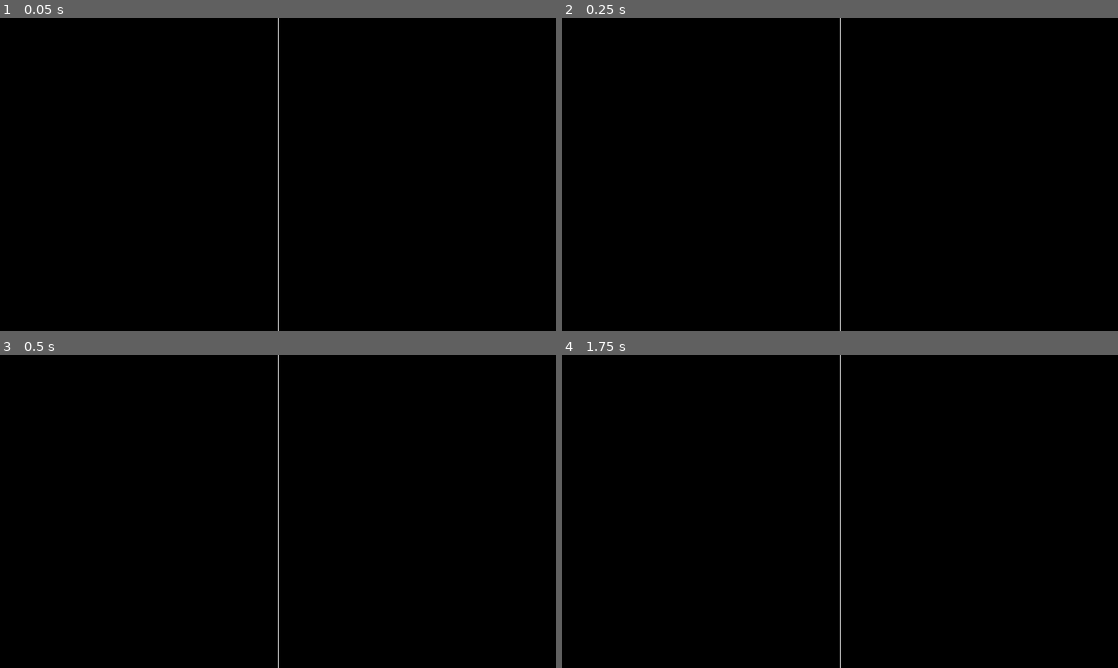
Above: before the commit, frames 1-4 (two rows, left to right).
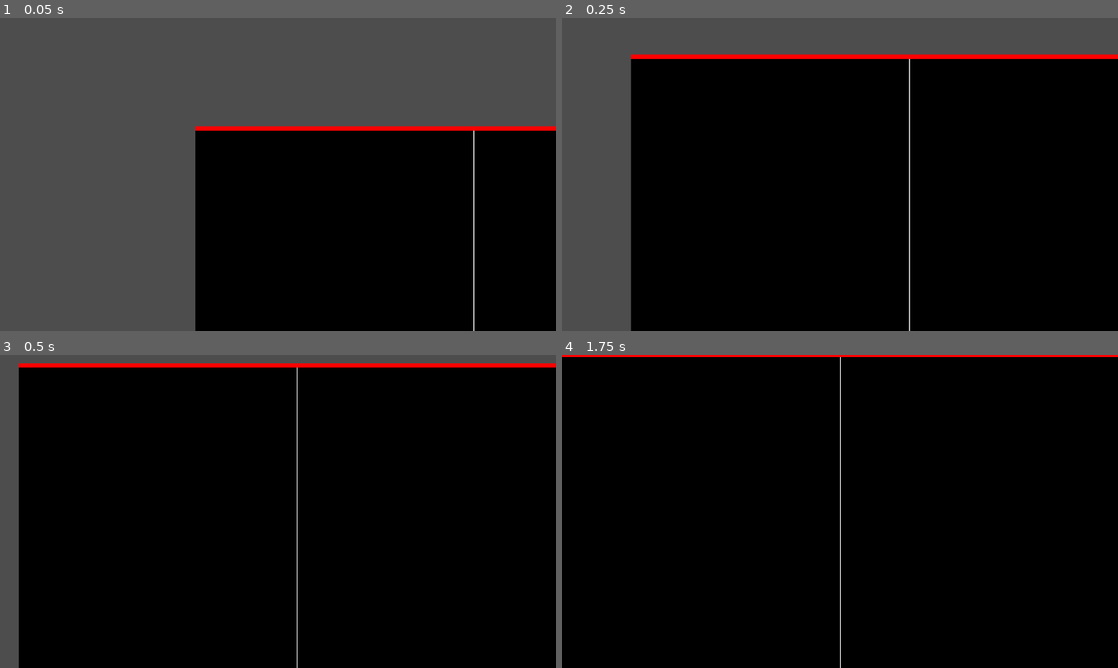
Above: after the commit, the same moments.

Repository: Marcus5408/wavform
Game: Godot game, scene res://game.tscn
Two runs of this game, one before a commit and one after it. Both use one fixed random seed, a clock stepped at 60 frames per second and the inputs below. Before the commit the project starts from res://main.tscn. Sound files missing from this copy of the repository are replaced by a short silence.
Inputs:
- Up to frame 1 (0.05 s): no input
- Up to frame 2 (0.25 s): no input
- Up to frame 3 (0.5 s): no input
- Up to frame 4 (1.75 s): tap Enter at 0.5 s; tap Space at 1.25 s

The runs differ from the first frame. In frame 1, 59% of the frame differs, in the area x 0-100%, y 0-100%; in frame 2, 24%; in frame 3, 7.6%; in frame 4, 0.7%.

Commit message:
feat: MORE EFFECTS

Diff:
--- a/main.gd
+++ b/bottom.gd
@@ -4,7 +4,7 @@
 const MS_PER_BAR := 100  # How much time (in ms) each bar represents
 const WAVEFORM_HEIGHT := 800
 const WAVEFORM_COLOR := Color(1, 1, 1)
-var MIN_BAR_HEIGHT := 5  # Minimum height of each bar in pixels
+var MIN_BAR_HEIGHT := 1  # Minimum height of each bar in pixels
 var BAR_WIDTH := 100  # Width of each bar in pixels
 var BAR_SPACING := 10  # Space between bars in pixels
 
@@ -12,7 +12,8 @@
 
 func _ready():
     var player = $AudioStreamPlayer
-    player.stream = AudioStreamWAV.load_from_file("res://sayitback-tvroom.wav")
+    # player.stream = AudioStreamWAV.load_from_file("res://sayitback-tvroom.wav")
+    player.stream = AudioStreamWAV.load_from_file("res://Matsuri-FujiiKaze.wav")
 
     var processed_data = process_audio_data(player.stream.data)
     var waveform_visualizer = create_waveform_visualizer(processed_data, MIN_BAR_HEIGHT, WAVEFORM_HEIGHT, BAR_WIDTH, BAR_SPACING)
@@ -36,6 +37,11 @@
         var bar_offset = float(playback_pos / MS_PER_BAR)
         var move_x = -(bar_offset * (BAR_WIDTH + BAR_SPACING))
         waveform_visualizer.position.x = move_x + (get_viewport_rect().size.x / 2)
+        # destroy old bars
+        var first_child = waveform_visualizer.get_child(0)
+        if first_child.position.x < -2:
+            waveform_visualizer.remove_child(first_child)
+            first_child.queue_free()
 
 func process_audio_data(audio_data):
     var waveform_data: Array = []
@@ -88,7 +94,7 @@
     # step 3: create a container for the bars
     var waveform_container = HBoxContainer.new()
     waveform_container.name = "WaveformVisualizer"
-    waveform_container.size = Vector2(bar_width * mapped_waveform.size() + bar_spacing * (mapped_waveform.size() - 1), max_bar_height)
+    waveform_container.size = Vector2(bar_width * mapped_waveform.size() + bar_spacing * (mapped_waveform.size() - 1), max_bar_height * 2)
     waveform_container.add_theme_constant_override("separation", bar_spacing)
     waveform_container.alignment = HBoxContainer.ALIGNMENT_CENTER
     waveform_container.z_index = 1000
@@ -102,7 +108,8 @@
         aspect_ratio_container.ratio = bar_width / bar_height
         # 4a: create a bar
         var bar_rect: ColorRect = ColorRect.new()
-        bar_rect.color = WAVEFORM_COLOR
+        var rng = RandomNumberGenerator.new()
+        bar_rect.color = Color.from_hsv(rng.randf(),1.0,1.0)
         bar_rect.size = Vector2(bar_width, bar_height)
         bar_rect.custom_minimum_size = Vector2(bar_width, bar_height)
         bar_rect.name = "Bar_%d" % index
--- /dev/null
+++ b/camera.gd
@@ -0,0 +1,44 @@
+extends Camera2D
+
+var spectrum: AudioEffectSpectrumAnalyzerInstance
+var middle: Vector2
+const disturbance: float = 5.0
+const BEAT_THRESHOLD: float = 0.45
+var prev_energy: float = 0.0
+
+func _ready() -> void:
+    self.position_smoothing_enabled = true
+    var viewport_size: Vector2 = get_viewport_rect().size
+    middle = Vector2(
+        viewport_size.x / 2,
+        viewport_size.y / 2
+    )
+    self.position = Vector2(middle.x, middle.y)
+
+func _process(delta: float) -> void:
+    spectrum = AudioServer.get_bus_effect_instance(0, 0)
+    if spectrum == null:
+        return
+
+    var VU_COUNT = 32
+    var FREQ_MAX = 7000.0
+    var MIN_DB = 50
+    var energy = 0.0
+    var prev_hz = 0.0
+    for i in range(1, VU_COUNT + 1):
+        var hz = i * FREQ_MAX / VU_COUNT
+        var magnitude = spectrum.get_magnitude_for_frequency_range(prev_hz, hz).length()
+        energy = clampf((MIN_DB + linear_to_db(magnitude)) / MIN_DB, 0, 1)
+        prev_hz = hz
+
+    # Detect beat drop (energy crosses threshold from below)
+    if prev_energy < BEAT_THRESHOLD and energy >= BEAT_THRESHOLD:
+        var rng = RandomNumberGenerator.new()
+        self.offset = Vector2(
+            rng.randf_range(-disturbance, disturbance),
+            rng.randf_range(-disturbance, disturbance)
+        )
+    else:
+        self.offset = Vector2(0, 0)
+
+    prev_energy = energy
--- a/default_bus_layout.tres
+++ b/default_bus_layout.tres
@@ -1,4 +1,8 @@
-[gd_resource type="AudioBusLayout" format=3 uid="uid://drdh7jb8s4mik"]
+[gd_resource type="AudioBusLayout" load_steps=2 format=3 uid="uid://drdh7jb8s4mik"]
+
+[sub_resource type="AudioEffectSpectrumAnalyzer" id="AudioEffectSpectrumAnalyzer_j3pel"]
+resource_name = "SpectrumAnalyzer"
 
 [resource]
-bus/0/send = &"Loudness"
+bus/0/effect/0/effect = SubResource("AudioEffectSpectrumAnalyzer_j3pel")
+bus/0/effect/0/enabled = true
--- /dev/null
+++ b/game.gd
@@ -0,0 +1,64 @@
+extends Node2D
+
+
+func _ready():
+
+    # Enable bloom using Environment
+    var env = Environment.new()
+    env.background_mode = Environment.BG_COLOR
+    env.background_color = Color(0, 0, 0)
+    env.glow_enabled = true
+    env.glow_strength = 1.0
+    env.glow_bicubic_upscale = true
+    env.glow_hdr_bleed_treshold = 0.8
+    env.glow_hdr_bleed_scale = 2.0
+    get_viewport().environment = env
+
+    # Add a bright Sprite2D with emission shader to show bloom
+    var sprite = Sprite2D.new()
+    var img = Image.create(200, 200, false, Image.FORMAT_RGBA8)
+    img.fill(Color(1, 1, 1, 1))
+    var tex = ImageTexture.create_from_image(img)
+    sprite.texture = tex
+    sprite.position = get_viewport_rect().size / 2
+    var emission_shader = Shader.new()
+    emission_shader.code = '''
+        shader_type canvas_item;
+        render_mode unshaded;
+        void fragment() {
+            COLOR = vec4(1.0, 1.0, 1.0, 1.0);
+            COLOR.rgb *= 10.0; // Emission for bloom
+        }
+    '''
+    var emission_mat = ShaderMaterial.new()
+    emission_mat.shader = emission_shader
+    sprite.material = emission_mat
+    add_child(sprite)
+
+    # Add CanvasLayer for post-processing
+    var layer = CanvasLayer.new()
+    add_child(layer)
+
+    # Add ColorRect with fisheye shader (transparent)
+    var rect = ColorRect.new()
+    rect.rect_min_size = get_viewport_rect().size
+    rect.color = Color(1, 1, 1, 0)  # Fully transparent
+    layer.add_child(rect)
+
+    var shader = Shader.new()
+    shader.code = '''
+        shader_type canvas_item;
+        uniform float strength : hint_range(0.0, 1.0) = 0.5;
+        void fragment() {
+            vec2 uv = SCREEN_UV * 2.0 - 1.0;
+            float r = length(uv);
+            float theta = atan(uv.y, uv.x);
+            float fisheye = mix(r, r*r, strength);
+            vec2 new_uv = fisheye * vec2(cos(theta), sin(theta));
+            new_uv = (new_uv + 1.0) * 0.5;
+            COLOR = texture(SCREEN_TEXTURE, new_uv);
+        }
+    '''
+    var mat = ShaderMaterial.new()
+    mat.shader = shader
+    rect.material = mat
--- /dev/null
+++ b/game.tscn
@@ -0,0 +1,44 @@
+[gd_scene load_steps=5 format=3 uid="uid://c13rwup3rkm30"]
+
+[ext_resource type="Script" uid="uid://dqx1aorqvs5dk" path="res://bottom.gd" id="1_feb5d"]
+[ext_resource type="Script" uid="uid://dmq4klody8wrj" path="res://top.gd" id="2_fc0e3"]
+[ext_resource type="Script" uid="uid://w5yx8b8wrsrs" path="res://camera.gd" id="3_7jktm"]
+
+[sub_resource type="GDScript" id="GDScript_h2yge"]
+script/source = "extends Node2D
+"
+
+[node name="Node2D" type="Node2D"]
+script = SubResource("GDScript_h2yge")
+
+[node name="ColorRect" type="ColorRect" parent="."]
+anchors_preset = 8
+anchor_left = 0.5
+anchor_top = 0.5
+anchor_right = 0.5
+anchor_bottom = 0.5
+offset_right = 1280.0
+offset_bottom = 720.0
+grow_horizontal = 2
+grow_vertical = 2
+color = Color(0, 0, 0, 1)
+
+[node name="ColorRect2" type="ColorRect" parent="."]
+offset_left = 640.0
+offset_right = 642.0
+offset_bottom = 720.0
+
+[node name="Bottom" type="Node2D" parent="."]
+script = ExtResource("1_feb5d")
+
+[node name="AudioStreamPlayer" type="AudioStreamPlayer" parent="Bottom"]
+
+[node name="Top" type="Node2D" parent="."]
+script = ExtResource("2_fc0e3")
+
+[node name="Line2D" type="Line2D" parent="Top"]
+
+[node name="Camera2D" type="Camera2D" parent="."]
+position = Vector2(2, 0)
+process_callback = 0
+script = ExtResource("3_7jktm")
--- a/main.tscn
+++ /dev/null
@@ -1,18 +0,0 @@
-[gd_scene load_steps=2 format=3 uid="uid://c13rwup3rkm30"]
-
-[ext_resource type="Script" uid="uid://ce34fbd0nkqq7" path="res://main.gd" id="1_ig7tw"]
-
-[node name="Node2D" type="Node2D"]
-script = ExtResource("1_ig7tw")
-
-[node name="ColorRect" type="ColorRect" parent="."]
-offset_right = 1280.0
-offset_bottom = 720.0
-color = Color(0, 0, 0, 1)
-
-[node name="AudioStreamPlayer" type="AudioStreamPlayer" parent="."]
-
-[node name="ColorRect2" type="ColorRect" parent="."]
-offset_left = 640.0
-offset_right = 642.0
-offset_bottom = 720.0
--- /dev/null
+++ b/menu.tscn
@@ -0,0 +1,58 @@
+[gd_scene format=3 uid="uid://bcxk1ephoi1mk"]
+
+[node name="Menu" type="Control"]
+layout_mode = 3
+anchors_preset = 15
+anchor_right = 1.0
+anchor_bottom = 1.0
+grow_horizontal = 2
+grow_vertical = 2
+
+[node name="ColorRect" type="ColorRect" parent="."]
+layout_mode = 0
+offset_right = 1281.0
+offset_bottom = 718.0
+color = Color(0, 0, 0, 1)
+
+[node name="Song List" type="Panel" parent="."]
+offset_left = 967.0
+offset_top = 227.0
+offset_right = 1516.0
+offset_bottom = 536.0
+
+[node name="PlayButton" type="Button" parent="Song List"]
+layout_mode = 0
+offset_left = 61.0
+offset_top = 108.0
+offset_right = 227.0
+offset_bottom = 202.0
+text = "PLAY"
+
+[node name="SettingsButton" type="Button" parent="Song List"]
+offset_left = 298.0
+offset_top = 132.0
+offset_right = 464.0
+offset_bottom = 226.0
+text = "SETTINGS"
+
+[node name="Panel" type="Panel" parent="."]
+layout_mode = 0
+offset_left = 232.0
+offset_top = 236.0
+offset_right = 781.0
+offset_bottom = 545.0
+
+[node name="PlayButton" type="Button" parent="Panel"]
+layout_mode = 0
+offset_left = 61.0
+offset_top = 108.0
+offset_right = 227.0
+offset_bottom = 202.0
+text = "PLAY"
+
+[node name="SettingsButton" type="Button" parent="Panel"]
+offset_left = 298.0
+offset_top = 132.0
+offset_right = 464.0
+offset_bottom = 226.0
+text = "SETTINGS"
--- /dev/null
+++ b/top.gd
@@ -0,0 +1,47 @@
+extends Node2D
+
+var spectrum: AudioEffectSpectrumAnalyzerInstance
+var line: Line2D
+
+
+func _ready():
+    # select Line2D child
+    line = $Line2D
+    line.clear_points()
+    line.default_color = Color.RED
+    line.position = Vector2(0, 0)
+
+var smoothed_points := []
+
+func _process(_delta: float) -> void:
+    spectrum = AudioServer.get_bus_effect_instance(0, 0)
+    if spectrum == null:
+        return
+
+    var VU_COUNT = 32
+    var FREQ_MAX = 11050.0
+    var HEIGHT = 400
+    var WIDTH = get_viewport().get_visible_rect().size.x
+    var MIN_DB = 80
+    var SMOOTH_FACTOR = 0.5  # Higher value = smoother
+
+    var points = []
+    var prev_hz = 0.0
+    for i in range(1, VU_COUNT + 1):
+        var hz = i * FREQ_MAX / VU_COUNT
+        var magnitude = spectrum.get_magnitude_for_frequency_range(prev_hz, hz).length()
+        var energy = clampf((MIN_DB + linear_to_db(magnitude)) / MIN_DB, 0, 1)
+        var x = float(i - 1) * WIDTH / (VU_COUNT - 1)
+        var y = (energy * HEIGHT)
+        points.append(Vector2(x, y))
+        prev_hz = hz
+
+    # Smoothing
+    if smoothed_points.size() != points.size():
+        smoothed_points = points.duplicate()
+    else:
+        for i in range(points.size()):
+            smoothed_points[i].y = lerp(smoothed_points[i].y, points[i].y, 1.0 - SMOOTH_FACTOR)
+            smoothed_points[i].x = points[i].x
+
+    line.points = smoothed_points
Not shown, added: bottom.gd.uid
Not shown, added: camera.gd.uid
Not shown, added: game.gd.uid
Not shown, removed: main.gd.uid
Not shown, added: top.gd.uid
Not shown, changed: .DS_Store
